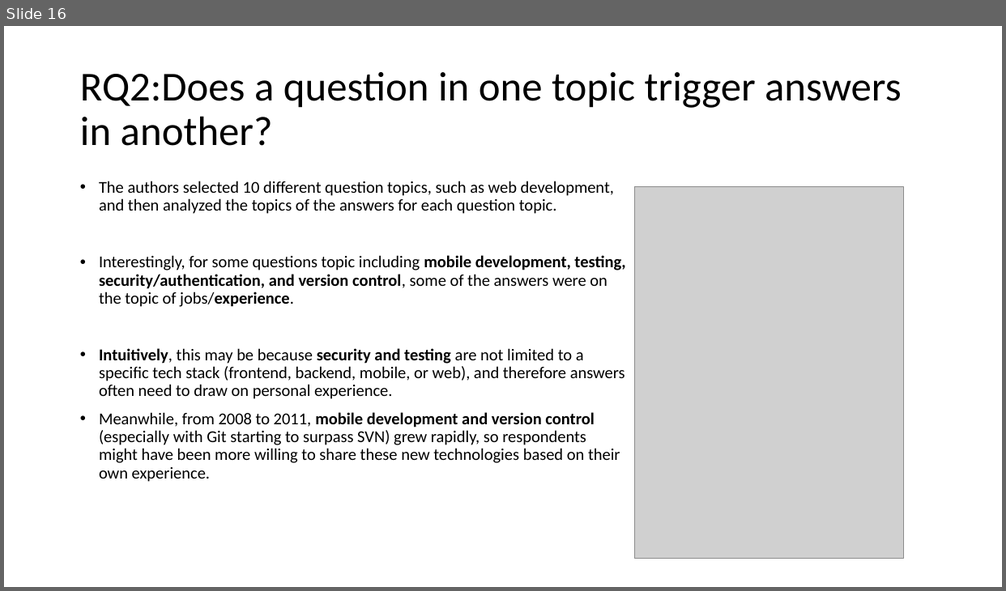
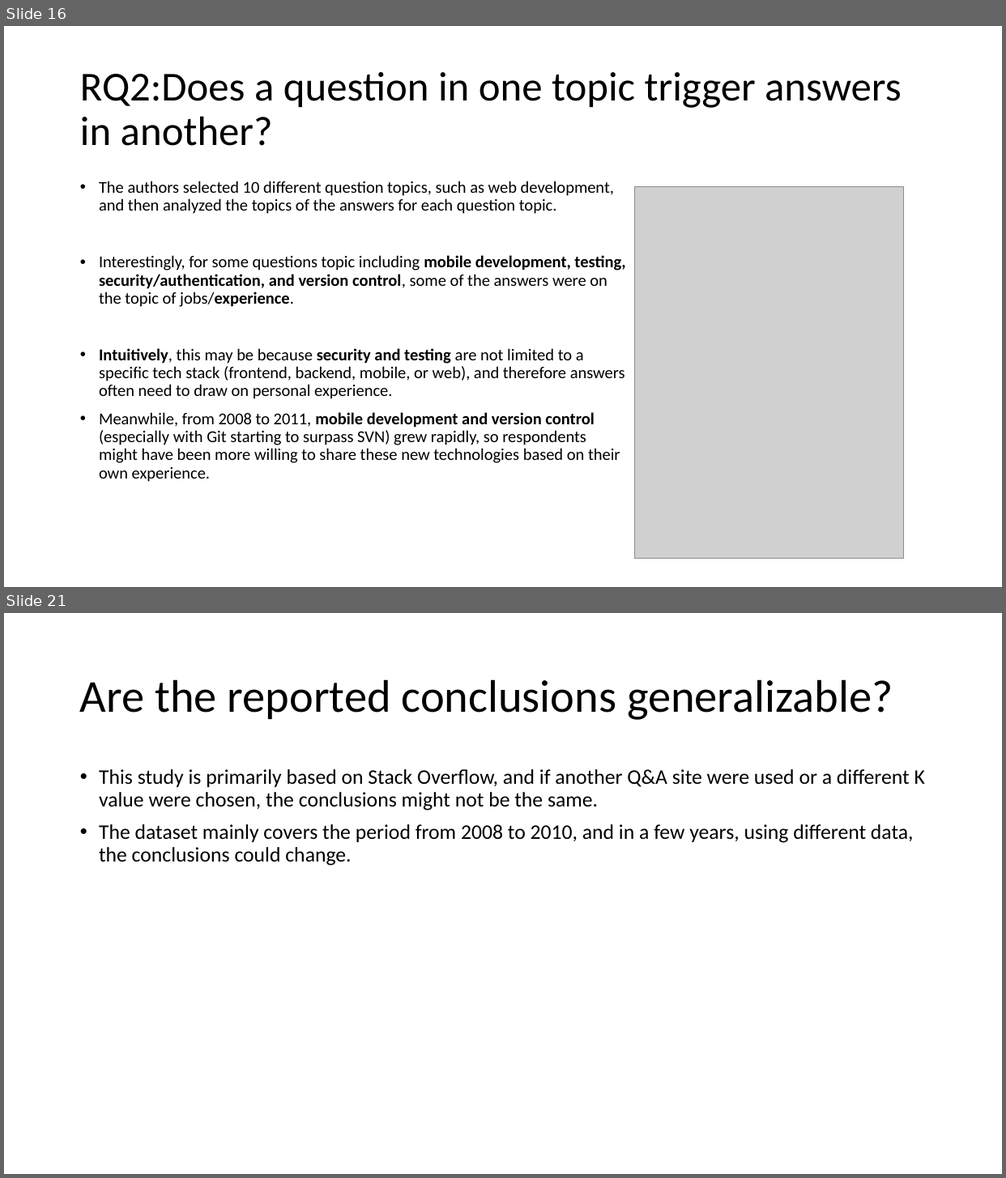
Before and after one commit to chengkaiyang2025/course, a slide deck: assignments/assignment_4/stackoverflow.pptx. Shown one above the other, each under a label of ours: slide 16 before the commit, slides 16 and 21 after it; the slides between them are not shown. The pictures are 1006x591 and 1006x1178 pixels, drawn with LibreOffice and Linux fonts; fonts in the diff are those of the drawing; grey boxes stand for pictures. Boxes give left, top, right and bottom in pixels: in the first picture for what was removed or moved away, otherwise in the second. Text is boxed around its words. In the diff, an @@ line names an element or a change of style, - is before the commit and + after.

```diff
--- a/assignments/assignment_4/stackoverflow.pptx
+++ b/assignments/assignment_4/stackoverflow.pptx
@@ slide 21 added at bbox=[4, 613, 1002, 1174], background #FFFFFF @@
@@ title added at bbox=[80, 679, 893, 720], 44 pt, text #000000 @@
+Are the reported conclusions generalizable?
@@ text added at bbox=[99, 769, 925, 866], 20 pt, text #000000 @@
+• This study is primarily based on Stack Overflow, and if another Q&A site were used or a different K value were chosen, the conclusions might not be the same.
+• The dataset mainly covers the period from 2008 to 2010, and in a few years, using different data, the conclusions could change.
```
Also in this commit, not shown: 6 slides changed, 3 other slides added, 2 slides removed.
